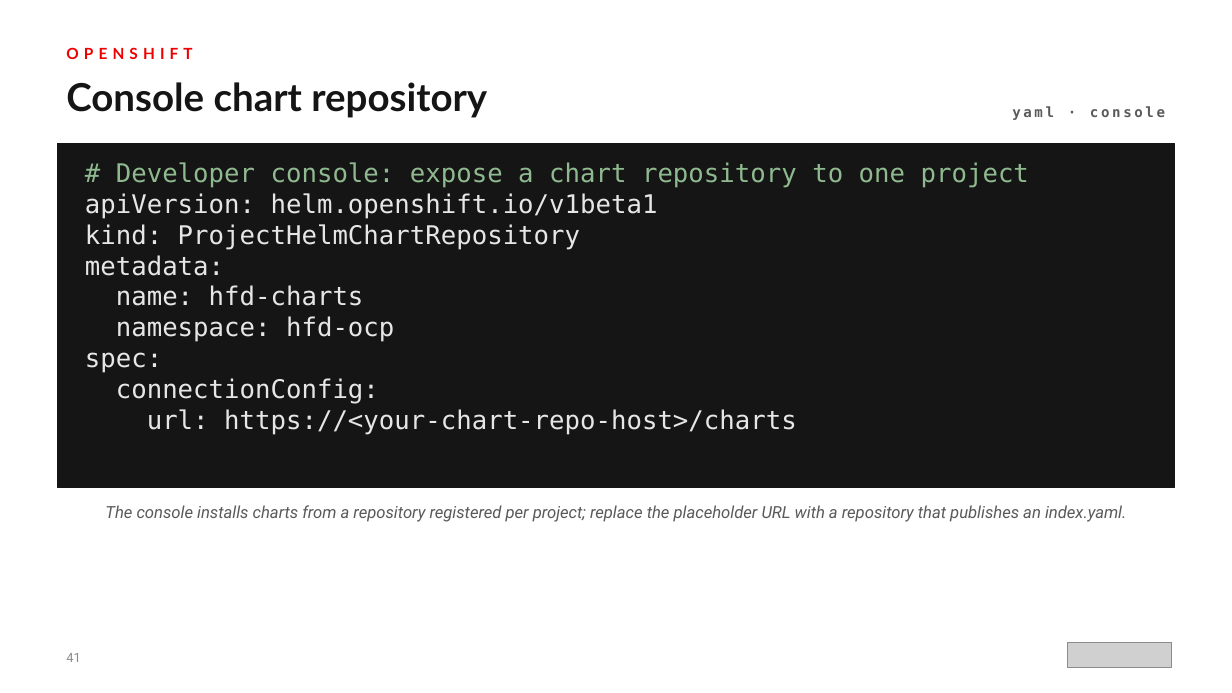
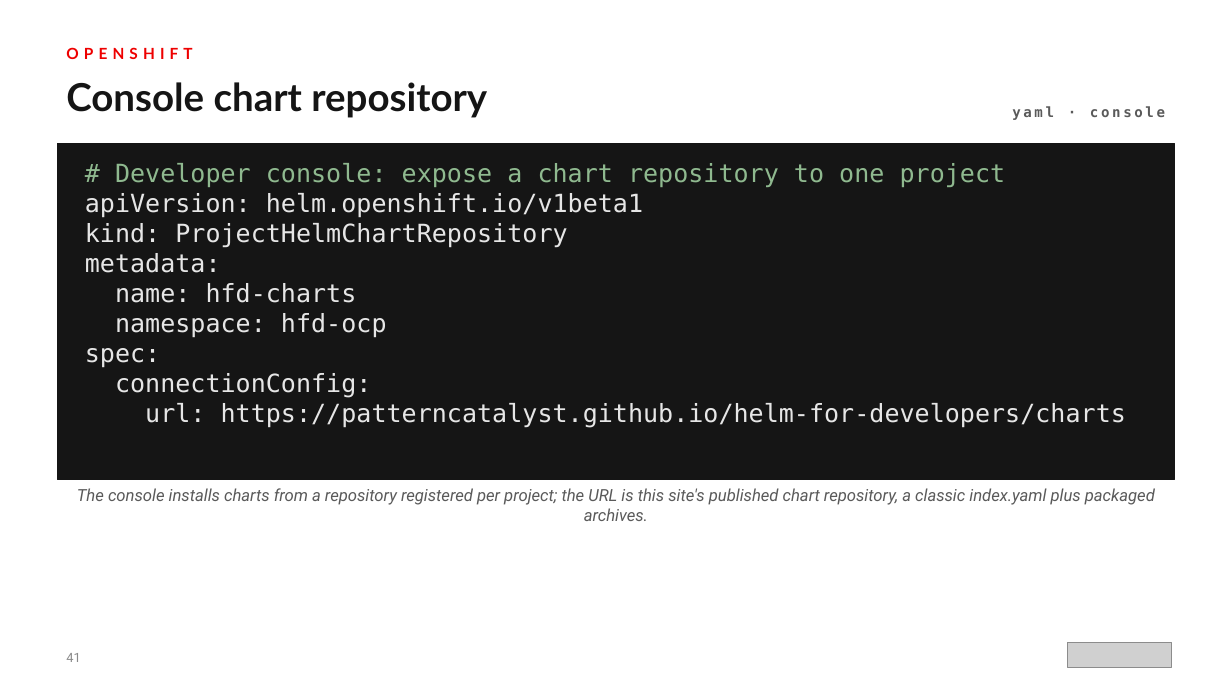
Before and after one commit to patterncatalyst/helm-for-developers, a slide deck: slide 41 of presentation/helm-201/Helm-201-r1.0.pptx. Drawn at 1232x693 pixels with LibreOffice and Linux fonts; fonts in the diff are those of the drawing; grey boxes stand for pictures. Boxes give left, top, right and bottom in pixels: in the first picture for what was removed or moved away, otherwise in the second. Text is boxed around its words. In the diff, an @@ line names an element or a change of style, - is before the commit and + after.

Commit message:
feat(ci): publish Helm chart repository on GitHub Pages (#4)
Add scripts/publish-charts.sh (package the six reference charts and pc-lib,
write index.yaml with Pages URLs), a --helm-only flag for install-tools.sh,
and workflow steps that run it into _site/charts after the Jekyll build.
Replace the ch27 and Helm 201 placeholder chart-repo URL with the real one
and add a Published chart repository section to ch19 (unverified until the
r1.1 deploy).

```diff
--- a/presentation/helm-201/Helm-201-r1.0.pptx
+++ b/presentation/helm-201/Helm-201-r1.0.pptx
@@ rectangle: place and size @@
-rectangle at [57, 143, 1175, 487]
+rectangle at [57, 143, 1175, 480]
@@ text at [85, 163, 1126, 428]: text changed; size 20 to 19.5 pt @@
-# Developer console: expose a chart repository to one project
-apiVersion: helm.openshift.io/v1beta1
-kind: ProjectHelmChartRepository
-metadata:
-name: hfd-charts
-namespace: hfd-ocp
-spec:
-connectionConfig:
-url: https://<your-chart-repo-host>/charts
+# Developer console: expose a chart repository to one project
+apiVersion: helm.openshift.io/v1beta1
+kind: ProjectHelmChartRepository
+metadata:
+name: hfd-charts
+namespace: hfd-ocp
+spec:
+connectionConfig:
+url: https://patterncatalyst.github.io/helm-for-developers/charts
@@ text at [77, 488, 1155, 521]: text changed @@
-The console installs charts from a repository registered per project; replace the placeholder URL with a repository that publishes an index.yaml.
+The console installs charts from a repository registered per project; the URL is this site's published chart repository, a classic index.yaml plus packaged archives.
```
Also in this commit, not shown: 6 other files.
